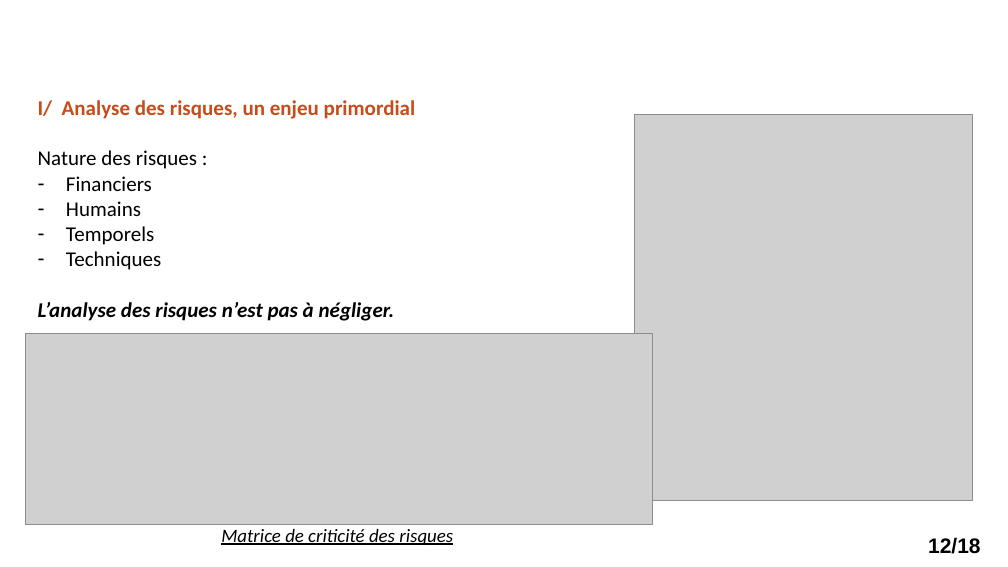
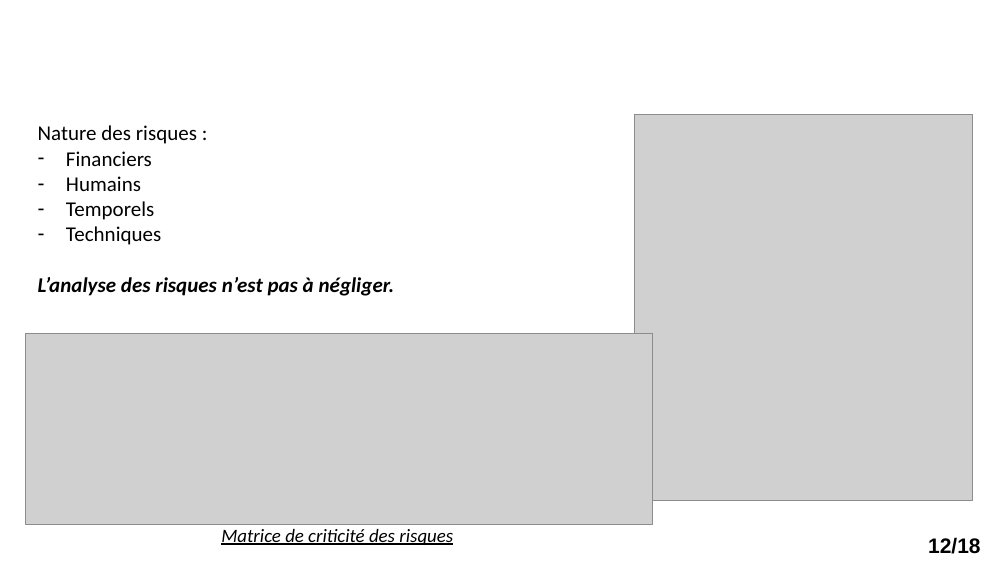
Before and after one commit to Sag64/PFR, a slide deck: slide 12 of Livrable1/Présentationpfr final.pptx. Drawn at 1008x567 pixels with LibreOffice and Linux fonts; fonts in the diff are those of the drawing; grey boxes stand for pictures; background and template pictures are left out. Boxes give left, top, right and bottom in pixels: in the first picture for what was removed or moved away, otherwise in the second. Text is boxed around its words. In the diff, an @@ line names an element or a change of style, - is before the commit and + after.

```diff
--- a/Livrable1/Présentationpfr final.pptx
+++ b/Livrable1/Présentationpfr final.pptx
@@ text at bbox=[38, 100, 416, 119]: paragraph removed @@
-I/ Analyse des risques, un enjeu primordial
```
Also in this commit, not shown: 5 other slides changed.
